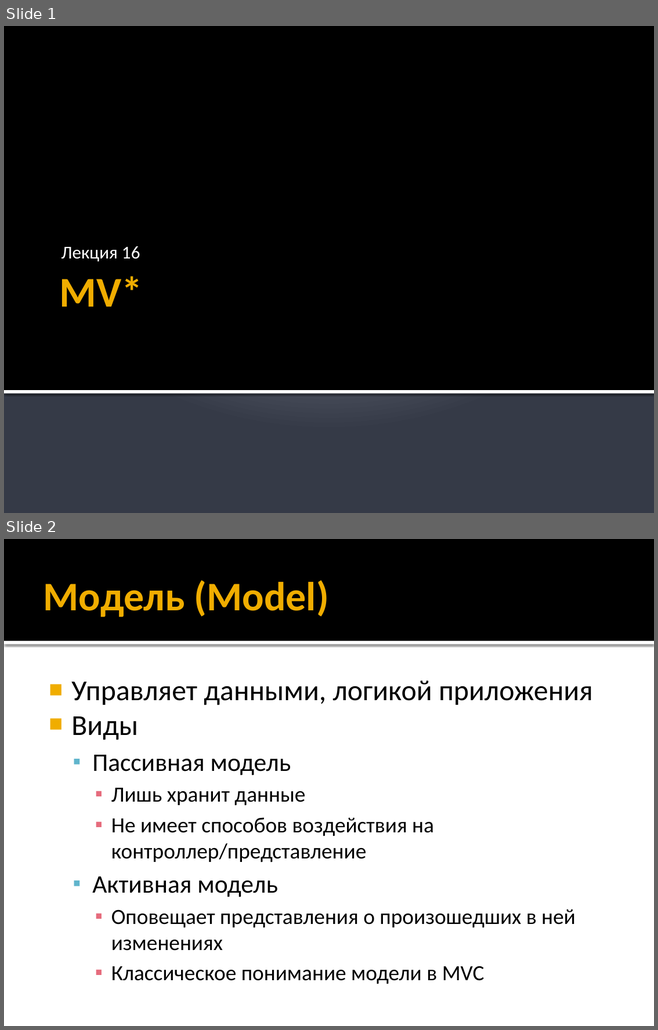
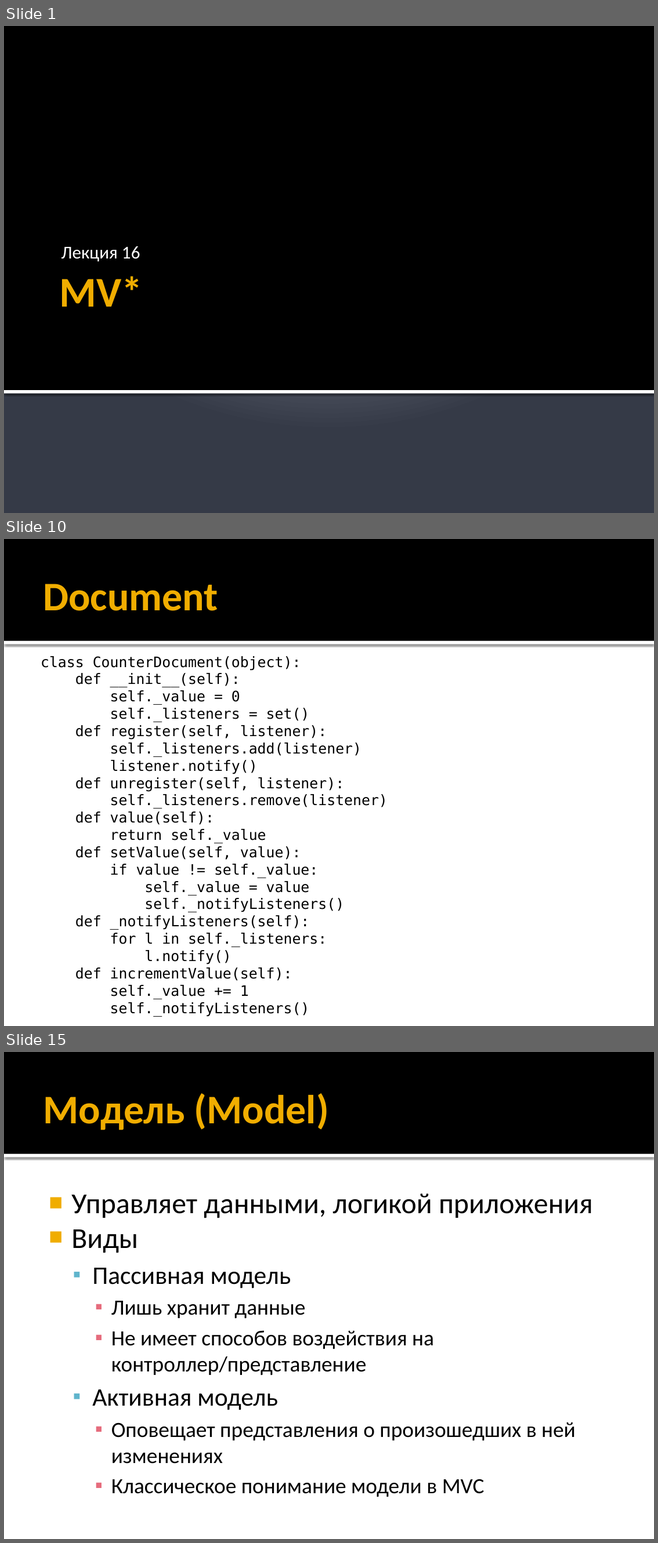
Before and after one commit to iv-sergius/ood, a slide deck: lectures/16.mvxx/mvxx.pptx. Shown one above the other, each under a label of ours: slides 1 and 2 before the commit, slides 1, 10 and 15 after it; the slides between them are not shown. The pictures are 658x1030 and 658x1543 pixels, drawn with LibreOffice and Linux fonts; fonts in the diff are those of the drawing. Boxes give left, top, right and bottom in pixels: in the first picture for what was removed or moved away, otherwise in the second. Text is boxed around its words. In the diff, an @@ line names an element or a change of style, - is before the commit and + after.

```diff
--- a/lectures/16.mvxx/mvxx.pptx
+++ b/lectures/16.mvxx/mvxx.pptx
@@ slide 10 added at box(4, 539, 654, 1026), background #FFFFFF; not listed: 2 template elements that a slide beside it also shows @@
@@ title added at box(43, 584, 218, 611), 45 pt, text #F0AD00, bold @@
+Document
@@ text added at box(41, 656, 387, 1017), 16 pt, text #000000 @@
+class CounterDocument(object):
+def __init__(self):
+self._value = 0
+self._listeners = set()
+def register(self, listener):
+self._listeners.add(listener)
+listener.notify()
+def unregister(self, listener):
+self._listeners.remove(listener)
+def value(self):
+return self._value
+def setValue(self, value):
+if value != self._value:
+self._value = value
+self._notifyListeners()
+def _notifyListeners(self):
+for l in self._listeners:
+l.notify()
+def incrementValue(self):
+self._value += 1
+self._notifyListeners()
@@ what was slide 2 is now slide 15 @@
```
Also in this commit, not shown: 1 slide changed, 16 other slides added, 1 slide removed, 1 other file.
